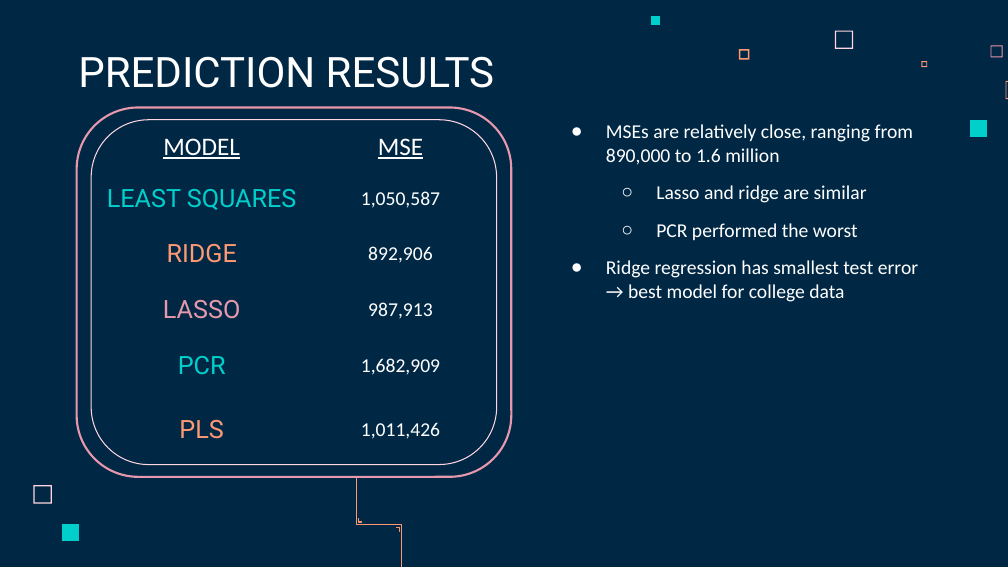
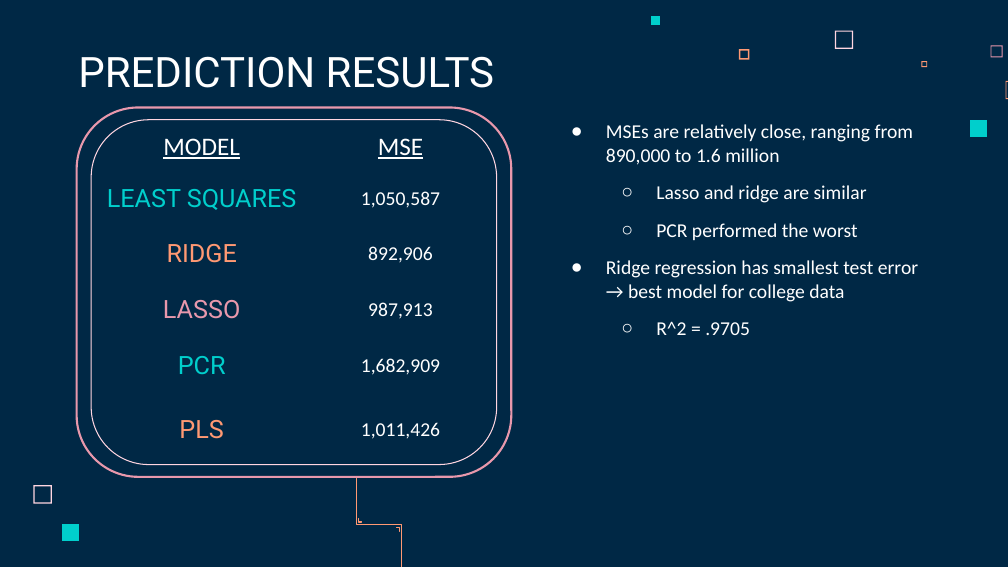
Before and after one commit to mlb12/Team-12-TP01, a slide deck: slide 12 of Team 12 - TP01 Presentation.pptx. Drawn at 1008x567 pixels with LibreOffice and Linux fonts; fonts in the diff are those of the drawing. Boxes give left, top, right and bottom in pixels: in the first picture for what was removed or moved away, otherwise in the second. Text is boxed around its words. In the diff, an @@ line names an element or a change of style, - is before the commit and + after.

```diff
--- a/Team 12 - TP01 Presentation.pptx
+++ b/Team 12 - TP01 Presentation.pptx
@@ text at (656, 321, 750, 335): paragraph added @@
+  ○ R^2 = .9705
```
Also in this commit, not shown: 2 other slides changed.
